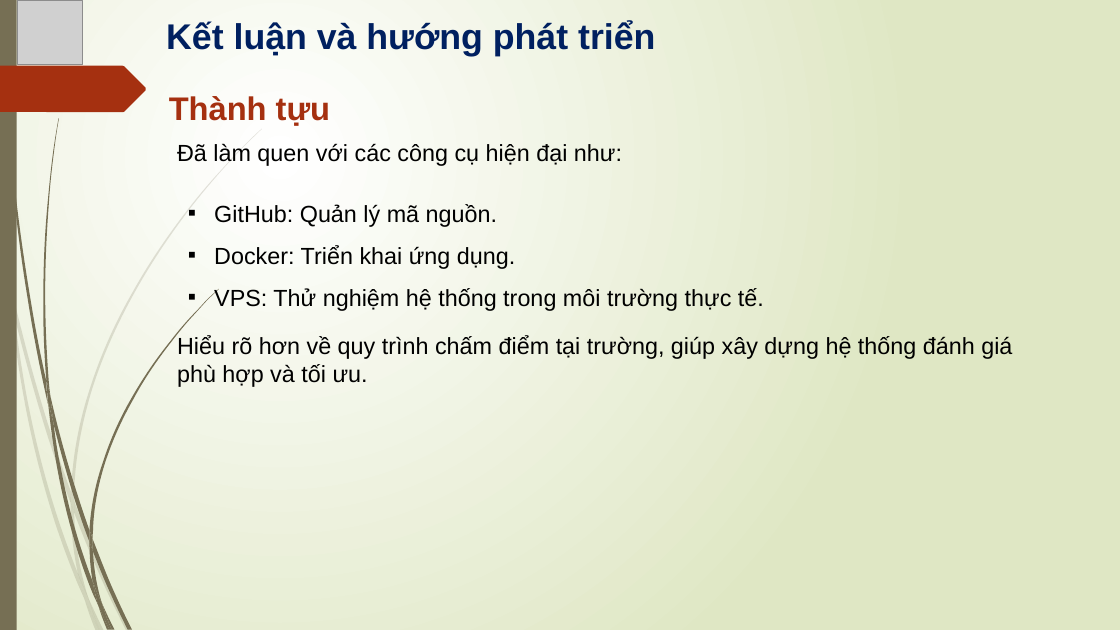
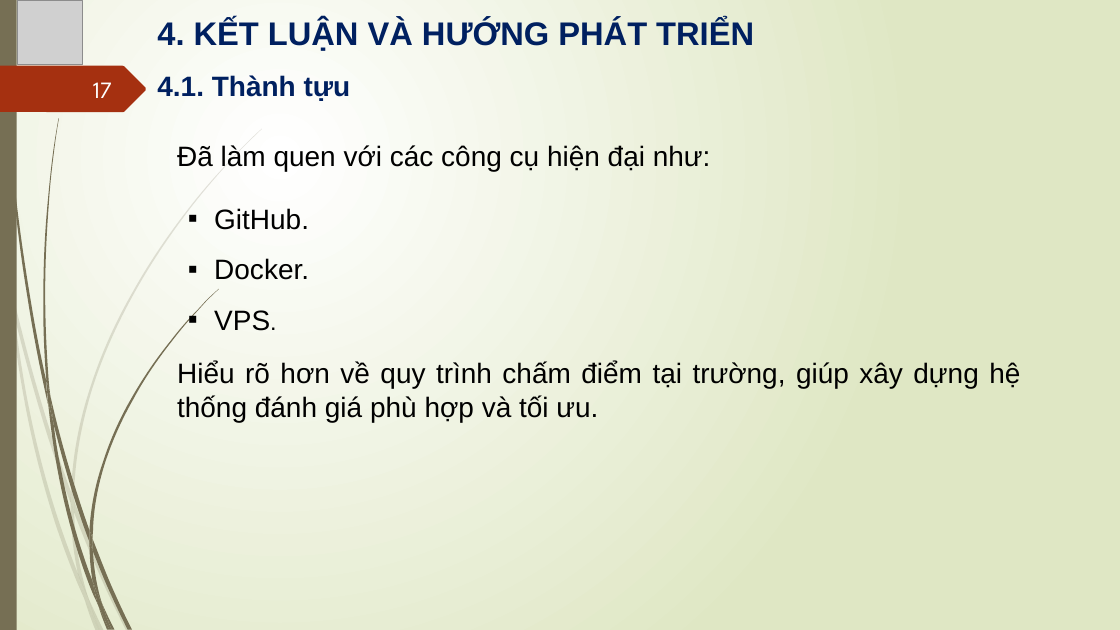
Before and after one commit to thaihunghung/tn-da20ttb-110120031-tranthaihung-xdapivhtcdttcdasvcntt, a slide deck: slide 17 of docs/XAYDUNGAPIVAHE_THONGCHAMDIEM.pptx (slide 15 before the commit). Drawn at 1120x630 pixels with LibreOffice and Linux fonts; fonts in the diff are those of the drawing; grey boxes stand for pictures. Boxes give left, top, right and bottom in pixels: in the first picture for what was removed or moved away, otherwise in the second. Text is boxed around its words. In the diff, an @@ line names an element or a change of style, - is before the commit and + after.

```diff
--- a/docs/XAYDUNGAPIVAHE_THONGCHAMDIEM.pptx
+++ b/docs/XAYDUNGAPIVAHE_THONGCHAMDIEM.pptx
@@ text at (157,19,754,51): text changed; size 30.6 to 28 pt @@
-Kết luận và hướng phát triển
+4. KẾT LUẬN VÀ HƯỚNG PHÁT TRIỂN
@@ page number added at (93,82,112,98), 20 pt, text #FEFFFF @@
+17
@@ text at (157,75,351,101): text changed; size 28 to 24 pt; text colour #A53010 to #002060 @@
-Thành tựu
+4.1. Thành tựu
@@ text "Đã làm quen với các ..." at (177,145,711,171): size 20 to 24 pt @@
@@ text at (214,208,309,331): text changed; size 20 to 24 pt @@
-▪ GitHub: Quản lý mã nguồn.
-▪ Docker: Triển khai ứng dụng.
-▪ VPS: Thử nghiệm hệ thống trong môi trường thực tế.
+▪ GitHub.
+▪ Docker.
+▪ VPS.
@@ text "Hiểu rõ hơn về quy ...": place and size @@
-text "Hiểu rõ hơn về quy ..." at (177,335,1012,387)
+text "Hiểu rõ hơn về quy ..." at (177,362,1020,422)
@@ text "Hiểu rõ hơn về quy ..." at (177,362,1020,422): size 20 to 24 pt; alignment left to justified @@
```
Also in this commit, not shown: 13 other slides changed, 7 slides added, 6 slides removed, 12 other files.
